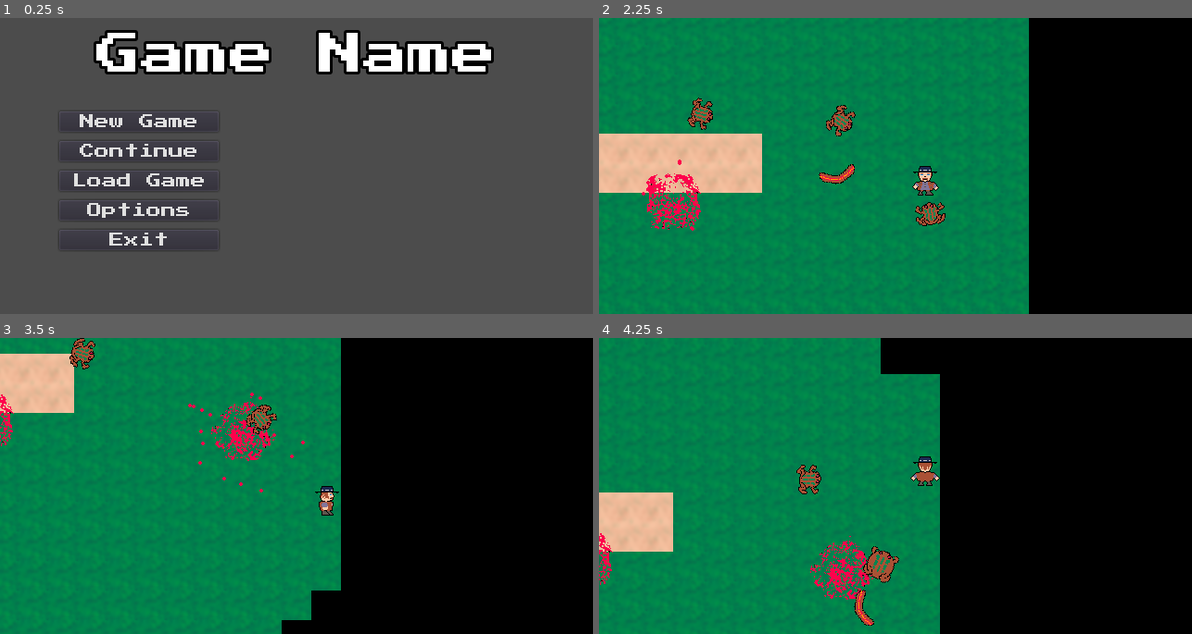
Above: before the commit, frames 1-4 (two rows, left to right).
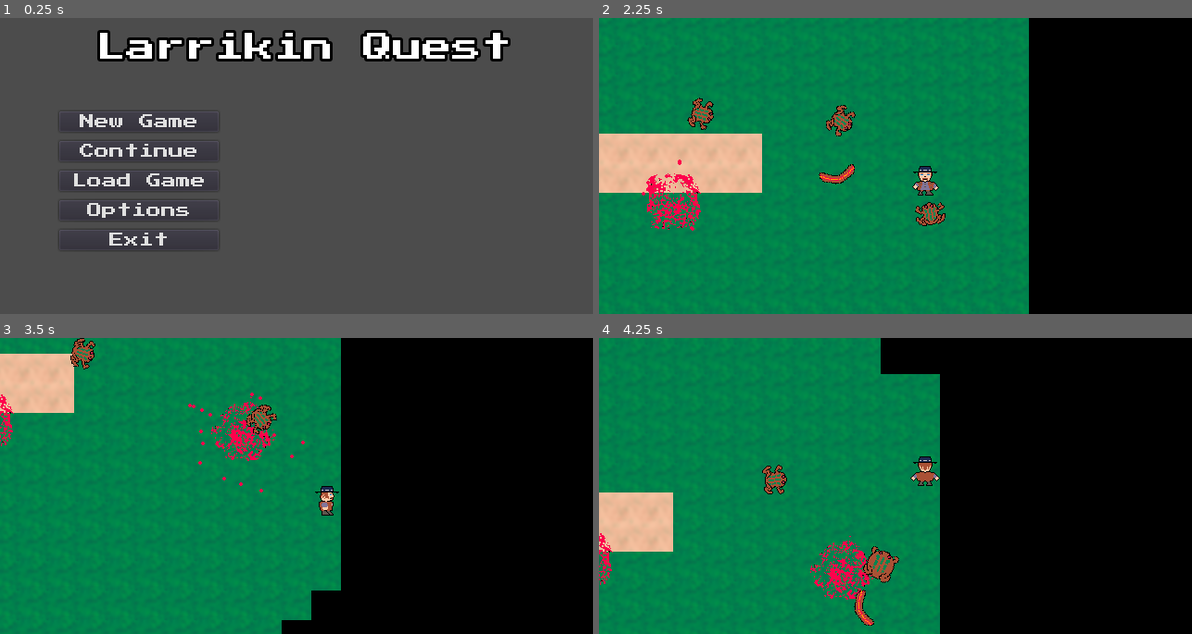
Above: after the commit, the same moments.

Repository: Beetron/2d-aussie-rpg
Game: Godot game, scene res://scene/Master.tscn
Same seed, same stepped clock (60 frames per second), same inputs: the game is played once before the commit and once after it.
Inputs (mouse positions are in pixels of both pictures, inside the frame that each line leads up to):
- Up to frame 1 (0.25 s): no input
- Up to frame 2 (2.25 s): click "New Game" at 0.5 s; move the mouse to (1025, 151) at 1.27 s; press the mouse at (1025, 151) at 1.28 s; hold Right (ui_right) 1.28-2.03 s; move the mouse to (776, 180) at 2.02 s; release the mouse at (776, 180) at 2.03 s; hold Down (ui_down) from 2.03 s (still down); click (776, 180) at 2.1 s
- Up to frame 3 (3.5 s): move the mouse to (355, 420) at 2.77 s; release Down (ui_down) at 2.78 s; press the mouse at (355, 420) at 2.78 s; hold Right (ui_right) from 2.78 s (still down)
- Up to frame 4 (4.25 s): move the mouse to (865, 545) at 3.52 s; release Right (ui_right) at 3.53 s; release the mouse at (865, 545) at 3.53 s; hold Up (ui_up) from 3.53 s (still down); click (865, 545) at 3.6 s

The runs differ from the first frame. In frame 1, 7.0% of the frame differs, in the area x 15-87%, y 4-20%; in frame 2, less than 0.1%; in frame 3, less than 0.1%; in frame 4, 0.5%.

Commit message:
Got a name for the game, replaced animations in player with AnimationTree structure, cleaned up some debugger warnings

Diff:
--- /dev/null
+++ b/anim/PlayerDown.tres
@@ -0,0 +1,18 @@
+[gd_resource type="Animation" format=2]
+
+[resource]
+resource_name = "Down"
+length = 0.8
+loop = true
+tracks/0/type = "value"
+tracks/0/path = NodePath("Sprite:frame")
+tracks/0/interp = 1
+tracks/0/loop_wrap = true
+tracks/0/imported = false
+tracks/0/enabled = true
+tracks/0/keys = {
+"times": PoolRealArray( 0, 0.2, 0.4, 0.6 ),
+"transitions": PoolRealArray( 1, 1, 1, 1 ),
+"update": 1,
+"values": [ 0, 1, 2, 1 ]
+}
--- /dev/null
+++ b/anim/PlayerIdleDown.tres
@@ -0,0 +1,18 @@
+[gd_resource type="Animation" format=2]
+
+[resource]
+resource_name = "IdleDown"
+length = 0.001
+loop = true
+tracks/0/type = "value"
+tracks/0/path = NodePath("Sprite:frame")
+tracks/0/interp = 1
+tracks/0/loop_wrap = true
+tracks/0/imported = false
+tracks/0/enabled = true
+tracks/0/keys = {
+"times": PoolRealArray( 0 ),
+"transitions": PoolRealArray( 1 ),
+"update": 1,
+"values": [ 1 ]
+}
--- /dev/null
+++ b/anim/PlayerIdleLeft.tres
@@ -0,0 +1,18 @@
+[gd_resource type="Animation" format=2]
+
+[resource]
+resource_name = "IdleLeft"
+length = 0.001
+loop = true
+tracks/0/type = "value"
+tracks/0/path = NodePath("Sprite:frame")
+tracks/0/interp = 1
+tracks/0/loop_wrap = true
+tracks/0/imported = false
+tracks/0/enabled = true
+tracks/0/keys = {
+"times": PoolRealArray( 0 ),
+"transitions": PoolRealArray( 1 ),
+"update": 1,
+"values": [ 7 ]
+}
--- /dev/null
+++ b/anim/PlayerIdleRight.tres
@@ -0,0 +1,18 @@
+[gd_resource type="Animation" format=2]
+
+[resource]
+resource_name = "IdleRight"
+length = 0.001
+loop = true
+tracks/0/type = "value"
+tracks/0/path = NodePath("Sprite:frame")
+tracks/0/interp = 1
+tracks/0/loop_wrap = true
+tracks/0/imported = false
+tracks/0/enabled = true
+tracks/0/keys = {
+"times": PoolRealArray( 0 ),
+"transitions": PoolRealArray( 1 ),
+"update": 1,
+"values": [ 10 ]
+}
--- /dev/null
+++ b/anim/PlayerIdleUp.tres
@@ -0,0 +1,18 @@
+[gd_resource type="Animation" format=2]
+
+[resource]
+resource_name = "IdleUp"
+length = 0.001
+loop = true
+tracks/0/type = "value"
+tracks/0/path = NodePath("Sprite:frame")
+tracks/0/interp = 1
+tracks/0/loop_wrap = true
+tracks/0/imported = false
+tracks/0/enabled = true
+tracks/0/keys = {
+"times": PoolRealArray( 0 ),
+"transitions": PoolRealArray( 1 ),
+"update": 1,
+"values": [ 4 ]
+}
--- /dev/null
+++ b/anim/PlayerLeft.tres
@@ -0,0 +1,18 @@
+[gd_resource type="Animation" format=2]
+
+[resource]
+resource_name = "Left"
+length = 0.8
+loop = true
+tracks/0/type = "value"
+tracks/0/path = NodePath("Sprite:frame")
+tracks/0/interp = 1
+tracks/0/loop_wrap = true
+tracks/0/imported = false
+tracks/0/enabled = true
+tracks/0/keys = {
+"times": PoolRealArray( 0, 0.2, 0.4, 0.6 ),
+"transitions": PoolRealArray( 1, 1, 1, 1 ),
+"update": 1,
+"values": [ 6, 7, 8, 7 ]
+}
--- /dev/null
+++ b/anim/PlayerRight.tres
@@ -0,0 +1,18 @@
+[gd_resource type="Animation" format=2]
+
+[resource]
+resource_name = "Right"
+length = 0.8
+loop = true
+tracks/0/type = "value"
+tracks/0/path = NodePath("Sprite:frame")
+tracks/0/interp = 1
+tracks/0/loop_wrap = true
+tracks/0/imported = false
+tracks/0/enabled = true
+tracks/0/keys = {
+"times": PoolRealArray( 0, 0.2, 0.4, 0.6 ),
+"transitions": PoolRealArray( 1, 1, 1, 1 ),
+"update": 1,
+"values": [ 9, 10, 11, 10 ]
+}
--- /dev/null
+++ b/anim/PlayerUp.tres
@@ -0,0 +1,18 @@
+[gd_resource type="Animation" format=2]
+
+[resource]
+resource_name = "Up"
+length = 0.8
+loop = true
+tracks/0/type = "value"
+tracks/0/path = NodePath("Sprite:frame")
+tracks/0/interp = 1
+tracks/0/loop_wrap = true
+tracks/0/imported = false
+tracks/0/enabled = true
+tracks/0/keys = {
+"times": PoolRealArray( 0, 0.2, 0.4, 0.6 ),
+"transitions": PoolRealArray( 1, 1, 1, 1 ),
+"update": 1,
+"values": [ 3, 4, 5, 4 ]
+}
--- a/scene/Explodetoad.tscn
+++ b/scene/Explodetoad.tscn
@@ -6,96 +6,96 @@
 [ext_resource path="res://img/toadspritesheet.png" type="Texture" id=4]
 [ext_resource path="res://img/toadexplodespritesheet.png" type="Texture" id=6]
 
-[sub_resource type="AtlasTexture" id=13]
+[sub_resource type="AtlasTexture" id=1]
 atlas = ExtResource( 6 )
 region = Rect2( 0, 0, 64, 64 )
 
-[sub_resource type="AtlasTexture" id=14]
+[sub_resource type="AtlasTexture" id=2]
 atlas = ExtResource( 6 )
 region = Rect2( 64, 0, 64, 64 )
 
-[sub_resource type="AtlasTexture" id=15]
+[sub_resource type="AtlasTexture" id=3]
 atlas = ExtResource( 6 )
 region = Rect2( 128, 0, 64, 64 )
 
-[sub_resource type="AtlasTexture" id=16]
+[sub_resource type="AtlasTexture" id=4]
 atlas = ExtResource( 6 )
 region = Rect2( 192, 0, 64, 64 )
 
-[sub_resource type="AtlasTexture" id=6]
+[sub_resource type="AtlasTexture" id=5]
 atlas = ExtResource( 4 )
 region = Rect2( 0, 0, 32, 32 )
 
-[sub_resource type="AtlasTexture" id=7]
+[sub_resource type="AtlasTexture" id=6]
 atlas = ExtResource( 4 )
 region = Rect2( 32, 0, 32, 32 )
 
-[sub_resource type="AtlasTexture" id=8]
+[sub_resource type="AtlasTexture" id=7]
 atlas = ExtResource( 4 )
 region = Rect2( 64, 0, 32, 32 )
 
-[sub_resource type="AtlasTexture" id=9]
+[sub_resource type="AtlasTexture" id=8]
 atlas = ExtResource( 4 )
 region = Rect2( 96, 0, 32, 32 )
 
-[sub_resource type="AtlasTexture" id=10]
+[sub_resource type="AtlasTexture" id=9]
 atlas = ExtResource( 4 )
 region = Rect2( 128, 0, 32, 32 )
 
-[sub_resource type="AtlasTexture" id=2]
+[sub_resource type="AtlasTexture" id=10]
 atlas = ExtResource( 3 )
 region = Rect2( 0, 0, 32, 32 )
 
-[sub_resource type="AtlasTexture" id=3]
+[sub_resource type="AtlasTexture" id=11]
 atlas = ExtResource( 3 )
 region = Rect2( 32, 0, 32, 32 )
 
-[sub_resource type="AtlasTexture" id=4]
+[sub_resource type="AtlasTexture" id=12]
 atlas = ExtResource( 3 )
 region = Rect2( 64, 0, 32, 32 )
 
-[sub_resource type="AtlasTexture" id=5]
+[sub_resource type="AtlasTexture" id=13]
 atlas = ExtResource( 3 )
 region = Rect2( 96, 0, 32, 32 )
 
-[sub_resource type="SpriteFrames" id=11]
+[sub_resource type="SpriteFrames" id=14]
 animations = [ {
-"frames": [ SubResource( 13 ), SubResource( 14 ), SubResource( 15 ), SubResource( 16 ) ],
+"frames": [ SubResource( 1 ), SubResource( 2 ), SubResource( 3 ), SubResource( 4 ) ],
 "loop": true,
 "name": "Explode",
 "speed": 13.33
 }, {
-"frames": [ SubResource( 6 ), SubResource( 7 ), SubResource( 8 ), SubResource( 9 ), SubResource( 10 ) ],
+"frames": [ SubResource( 5 ), SubResource( 6 ), SubResource( 7 ), SubResource( 8 ), SubResource( 9 ) ],
 "loop": true,
 "name": "Walk",
 "speed": 5.0
 }, {
-"frames": [ SubResource( 2 ), SubResource( 3 ), SubResource( 4 ), SubResource( 5 ) ],
+"frames": [ SubResource( 10 ), SubResource( 11 ), SubResource( 12 ), SubResource( 13 ) ],
 "loop": true,
 "name": "Inflate",
 "speed": 8.0
 } ]
 
-[sub_resource type="RectangleShape2D" id=1]
+[sub_resource type="RectangleShape2D" id=15]
 extents = Vector2( 16.1308, 15.7007 )
 
-[sub_resource type="CircleShape2D" id=12]
+[sub_resource type="CircleShape2D" id=16]
 radius = 33.2323
 
 [node name="Explodetoad" instance=ExtResource( 1 )]
 script = ExtResource( 2 )
 hp = 2
 damage = 1
-speed = 250
+speed = 250.0
 
 [node name="AnimatedSprite" parent="." index="0"]
 rotation = 1.5708
-frames = SubResource( 11 )
+frames = SubResource( 14 )
 animation = "Walk"
 frame = 1
 
 [node name="CollisionShape2D" parent="." index="1"]
-shape = SubResource( 1 )
+shape = SubResource( 15 )
 
 [node name="ExplosionZone" type="Area2D" parent="." index="4"]
 gravity = 0.0
--- a/scene/MainMenu.tscn
+++ b/scene/MainMenu.tscn
@@ -4,7 +4,7 @@
 [ext_resource path="res://script/MainMenu.gd" type="Script" id=2]
 
 [sub_resource type="DynamicFont" id=1]
-size = 48
+size = 32
 outline_size = 3
 outline_color = Color( 0, 0, 0, 1 )
 font_data = ExtResource( 1 )
@@ -34,16 +34,16 @@
 "_edit_use_anchors_": false
 }
 
-[node name="Label" type="Label" parent="."]
+[node name="Title" type="Label" parent="."]
 anchor_left = 0.5
 anchor_top = 0.05
 anchor_right = 0.5
 anchor_bottom = 0.05
 margin_left = -216.0
-margin_right = 216.0
+margin_right = 232.0
 margin_bottom = 48.0
 custom_fonts/font = SubResource( 1 )
-text = "Game Name"
+text = "Larrikin Quest"
 __meta__ = {
 "_edit_use_anchors_": false
 }
--- a/scene/Player.tscn
+++ b/scene/Player.tscn
@@ -1,81 +1,105 @@
-[gd_scene load_steps=17 format=2]
+[gd_scene load_steps=42 format=2]
 
 [ext_resource path="res://img/aussiedudespritesheet.png" type="Texture" id=1]
 [ext_resource path="res://script/Player.gd" type="Script" id=2]
+[ext_resource path="res://anim/PlayerLeft.tres" type="Animation" id=3]
+[ext_resource path="res://anim/PlayerRight.tres" type="Animation" id=4]
+[ext_resource path="res://anim/PlayerUp.tres" type="Animation" id=5]
+[ext_resource path="res://anim/PlayerDown.tres" type="Animation" id=6]
+[ext_resource path="res://anim/PlayerIdleUp.tres" type="Animation" id=7]
+[ext_resource path="res://anim/PlayerIdleDown.tres" type="Animation" id=8]
+[ext_resource path="res://anim/PlayerIdleLeft.tres" type="Animation" id=9]
+[ext_resource path="res://anim/PlayerIdleRight.tres" type="Animation" id=10]
 
-[sub_resource type="AtlasTexture" id=1]
-atlas = ExtResource( 1 )
-region = Rect2( 96, 0, 32, 32 )
+[sub_resource type="RectangleShape2D" id=1]
+extents = Vector2( 16, 16 )
 
-[sub_resource type="AtlasTexture" id=2]
-atlas = ExtResource( 1 )
-region = Rect2( 128, 0, 32, 32 )
+[sub_resource type="AnimationNodeAnimation" id=2]
+animation = "Down"
 
-[sub_resource type="AtlasTexture" id=3]
-atlas = ExtResource( 1 )
-region = Rect2( 160, 0, 32, 32 )
+[sub_resource type="AnimationNodeAnimation" id=3]
+animation = "IdleDown"
 
-[sub_resource type="AtlasTexture" id=4]
-atlas = ExtResource( 1 )
-region = Rect2( 192, 0, 32, 32 )
+[sub_resource type="AnimationNodeAnimation" id=4]
+animation = "IdleLeft"
 
-[sub_resource type="AtlasTexture" id=5]
-atlas = ExtResource( 1 )
-region = Rect2( 224, 0, 32, 32 )
+[sub_resource type="AnimationNodeAnimation" id=5]
+animation = "IdleRight"
 
-[sub_resource type="AtlasTexture" id=6]
-atlas = ExtResource( 1 )
-region = Rect2( 256, 0, 32, 32 )
+[sub_resource type="AnimationNodeAnimation" id=6]
+animation = "IdleUp"
 
-[sub_resource type="AtlasTexture" id=7]
-atlas = ExtResource( 1 )
-region = Rect2( 288, 0, 32, 32 )
+[sub_resource type="AnimationNodeAnimation" id=7]
+animation = "Left"
 
-[sub_resource type="AtlasTexture" id=8]
-atlas = ExtResource( 1 )
-region = Rect2( 320, 0, 32, 32 )
+[sub_resource type="AnimationNodeAnimation" id=8]
+animation = "Right"
 
-[sub_resource type="AtlasTexture" id=9]
-atlas = ExtResource( 1 )
-region = Rect2( 352, 0, 32, 32 )
+[sub_resource type="AnimationNodeAnimation" id=9]
+animation = "Up"
 
-[sub_resource type="AtlasTexture" id=10]
-atlas = ExtResource( 1 )
-region = Rect2( 0, 0, 32, 32 )
+[sub_resource type="AnimationNodeStateMachineTransition" id=10]
 
-[sub_resource type="AtlasTexture" id=11]
-atlas = ExtResource( 1 )
-region = Rect2( 32, 0, 32, 32 )
+[sub_resource type="AnimationNodeStateMachineTransition" id=11]
 
-[sub_resource type="AtlasTexture" id=12]
-atlas = ExtResource( 1 )
-region = Rect2( 64, 0, 32, 32 )
+[sub_resource type="AnimationNodeStateMachineTransition" id=12]
 
-[sub_resource type="SpriteFrames" id=13]
-animations = [ {
-"frames": [ SubResource( 1 ), SubResource( 2 ), SubResource( 3 ), SubResource( 2 ) ],
-"loop": true,
-"name": "Up",
-"speed": 5.0
-}, {
-"frames": [ SubResource( 4 ), SubResource( 5 ), SubResource( 6 ), SubResource( 5 ) ],
-"loop": true,
-"name": "Left",
-"speed": 5.0
-}, {
-"frames": [ SubResource( 7 ), SubResource( 8 ), SubResource( 9 ), SubResource( 8 ) ],
-"loop": true,
-"name": "Right",
-"speed": 5.0
-}, {
-"frames": [ SubResource( 10 ), SubResource( 11 ), SubResource( 12 ), SubResource( 11 ) ],
-"loop": true,
-"name": "Down",
-"speed": 5.0
-} ]
+[sub_resource type="AnimationNodeStateMachineTransition" id=13]
 
-[sub_resource type="RectangleShape2D" id=14]
-extents = Vector2( 16, 16 )
+[sub_resource type="AnimationNodeStateMachineTransition" id=14]
+
+[sub_resource type="AnimationNodeStateMachineTransition" id=15]
+
+[sub_resource type="AnimationNodeStateMachineTransition" id=16]
+
+[sub_resource type="AnimationNodeStateMachineTransition" id=17]
+
+[sub_resource type="AnimationNodeStateMachineTransition" id=18]
+
+[sub_resource type="AnimationNodeStateMachineTransition" id=19]
+
+[sub_resource type="AnimationNodeStateMachineTransition" id=20]
+
+[sub_resource type="AnimationNodeStateMachineTransition" id=21]
+
+[sub_resource type="AnimationNodeStateMachineTransition" id=22]
+
+[sub_resource type="AnimationNodeStateMachineTransition" id=23]
+
+[sub_resource type="AnimationNodeStateMachineTransition" id=24]
+
+[sub_resource type="AnimationNodeStateMachineTransition" id=25]
+
+[sub_resource type="AnimationNodeStateMachineTransition" id=26]
+
+[sub_resource type="AnimationNodeStateMachineTransition" id=27]
+
+[sub_resource type="AnimationNodeStateMachineTransition" id=28]
+
+[sub_resource type="AnimationNodeStateMachineTransition" id=29]
+
+[sub_resource type="AnimationNodeStateMachine" id=30]
+states/Down/node = SubResource( 2 )
+states/Down/position = Vector2( 437, 246 )
+states/IdleDown/node = SubResource( 3 )
+states/IdleDown/position = Vector2( 427, 351 )
+states/IdleLeft/node = SubResource( 4 )
+states/IdleLeft/position = Vector2( 134, 158 )
+states/IdleRight/node = SubResource( 5 )
+states/IdleRight/position = Vector2( 785, 158 )
+states/IdleUp/node = SubResource( 6 )
+states/IdleUp/position = Vector2( 449, -42 )
+states/Left/node = SubResource( 7 )
+states/Left/position = Vector2( 322, 160 )
+states/Right/node = SubResource( 8 )
+states/Right/position = Vector2( 575, 155 )
+states/Up/node = SubResource( 9 )
+states/Up/position = Vector2( 437, 72 )
+transitions = [ "Up", "Down", SubResource( 10 ), "Down", "Up", SubResource( 11 ), "Right", "Down", SubResource( 12 ), "Down", "Right", SubResource( 13 ), "Right", "Up", SubResource( 14 ), "Up", "Right", SubResource( 15 ), "Up", "Left", SubResource( 16 ), "Left", "Up", SubResource( 17 ), "Left", "Down", SubResource( 18 ), "Left", "Right", SubResource( 19 ), "Right", "Left", SubResource( 20 ), "Down", "Left", SubResource( 21 ), "Down", "IdleDown", SubResource( 22 ), "IdleDown", "Down", SubResource( 23 ), "Left", "IdleLeft", SubResource( 24 ), "IdleLeft", "Left", SubResource( 25 ), "IdleUp", "Up", SubResource( 26 ), "Up", "IdleUp", SubResource( 27 ), "IdleRight", "Right", SubResource( 28 ), "Right", "IdleRight", SubResource( 29 ) ]
+start_node = "IdleDown"
+graph_offset = Vector2( -81, -42 )
+
+[sub_resource type="AnimationNodeStateMachinePlayback" id=31]
 
 [node name="Player" type="KinematicBody2D"]
 collision_layer = 2
@@ -91,12 +115,8 @@
 boomerangThrowStrength = 750
 hp = 3
 
-[node name="AnimatedSprite" type="AnimatedSprite" parent="."]
-frames = SubResource( 13 )
-animation = "Down"
-
 [node name="CollisionShape2D" type="CollisionShape2D" parent="."]
-shape = SubResource( 14 )
+shape = SubResource( 1 )
 
 [node name="Camera2D" type="Camera2D" parent="."]
 current = true
@@ -114,4 +134,23 @@
 [node name="DamageImmunity" type="Timer" parent="."]
 wait_time = 0.2
 one_shot = true
+
+[node name="Sprite" type="Sprite" parent="."]
+texture = ExtResource( 1 )
+hframes = 12
+
+[node name="AnimationPlayer" type="AnimationPlayer" parent="."]
+anims/Down = ExtResource( 6 )
+anims/IdleDown = ExtResource( 8 )
+anims/IdleLeft = ExtResource( 9 )
+anims/IdleRight = ExtResource( 10 )
+anims/IdleUp = ExtResource( 7 )
+anims/Left = ExtResource( 3 )
+anims/Right = ExtResource( 4 )
+anims/Up = ExtResource( 5 )
+
+[node name="AnimationTree" type="AnimationTree" parent="."]
+tree_root = SubResource( 30 )
+anim_player = NodePath("../AnimationPlayer")
+parameters/playback = SubResource( 31 )
 [connection signal="timeout" from="DamageImmunity" to="." method="_on_DamageImmunity_timeout"]
--- a/script/Boomerang.gd
+++ b/script/Boomerang.gd
@@ -13,7 +13,7 @@
 	player = playerNode
 	return
 
-func _integrate_forces(state):
+func _integrate_forces(_state):
 	if($ReturnTimer.is_stopped()):
 		var velocity = (player.position - position).normalized() * speed
 		set_linear_velocity(velocity)
--- a/script/Enemy.gd
+++ b/script/Enemy.gd
@@ -2,7 +2,7 @@
 
 export var hp : int
 export var damage : int
-export var speed : int
+export var speed : float
 var wanderDistance = 100.0
 var attackRange = 250.0
 var path : PoolVector2Array
@@ -31,7 +31,7 @@
 func died():
 	pass
 
-func _physics_process(delta):
+func _physics_process(_delta):
 	if(movementFrozen == false):
 		if(checkInAttackRange()):
 			moveToPlayer()
@@ -57,7 +57,7 @@
 	return
 
 func moveRandomly():
-	var distance_to_move = speed / 4
+	var distance_to_move = speed / 4.0
 	while distance_to_move > 0 and path.size() > 0:
 		var distance_to_next_point = position.distance_to(path[0])
 		move_and_slide(position.direction_to(path[0]) * distance_to_move)
--- a/script/Explodetoad.gd
+++ b/script/Explodetoad.gd
@@ -23,7 +23,7 @@
 	$AnimatedSprite.play("Inflate")
 	return
 
-func _process(delta):
+func _process(_delta):
 	#Movement behaviour for players
 	if(checkInAttackRange()):
 		look_at(player.position)
--- a/script/Game.gd
+++ b/script/Game.gd
@@ -32,7 +32,7 @@
 	return
 
 
-func _process(delta):
+func _process(_delta):
 	if Input.is_action_just_pressed("pause"):
 		if(!pauseActive):
 			pause()
--- a/script/Player.gd
+++ b/script/Player.gd
@@ -18,6 +18,9 @@
 
 export var hp : int
 
+var state_machine
+var lastDirection = "Down"
+
 #var screen_size # Size of the game window.
 var velocity = Vector2.ZERO
 var boomerangThrown = false
@@ -26,6 +29,8 @@
 func _ready():
 	equipWeapon(Weapon.BOOMERANG)
 	self.connect("throwWeapon", get_parent(), "playerThrowWeapon")
+	$AnimationTree.active = true
+	state_machine = $AnimationTree.get("parameters/playback")
 	return
 
 func _process(delta):
@@ -47,23 +52,25 @@
 		   Input.is_action_pressed("ui_down") or
 		   Input.is_action_pressed("ui_up")):
 		velocity = velocity * stopFriction #Apply extra friction to slow to a stop with no actions
-		$AnimatedSprite.stop()
-		$AnimatedSprite.frame = 1 #Set animation to a "Neutral" position
+		state_machine.travel("Idle"+lastDirection)
 
 	if acceleration.x != 0:
 		if acceleration.x > 0:
-			$AnimatedSprite.animation = "Right"
+			state_machine.travel("Right")
+			lastDirection = "Right"
 		else:
-			$AnimatedSprite.animation = "Left"
+			state_machine.travel("Left")
+			lastDirection = "Left"
 	elif acceleration.y != 0:
 		if acceleration.y > 0:
-			$AnimatedSprite.animation = "Down"
+			state_machine.travel("Down")
+			lastDirection = "Down"
 		else:
-			$AnimatedSprite.animation = "Up"
+			state_machine.travel("Up")
+			lastDirection = "Up"
 
 	if acceleration.length() > 0:
 		acceleration = acceleration.normalized() * accelerationMagnitude
-		$AnimatedSprite.play()
 
 	velocity += acceleration * delta #Apply acceleration
 	velocity = velocity * friction #Apply friction
@@ -73,7 +80,7 @@
 		velocity = velocity.normalized() * clamp(velocity.length(), -maxSpeed, maxSpeed)
 	return
 
-func attack(event):
+func attack(_event):
 	if($AttackTimer.is_stopped()):
 		$AttackTimer.start()
 		if(!boomerangThrown):
@@ -85,7 +92,7 @@
 		attack(event)
 	return
 
-func _physics_process(delta):
+func _physics_process(_delta):
 	move_and_slide(velocity)
 	return
 
@@ -110,11 +117,11 @@
 			return
 
 		$DamageImmunity.start()
-		$AnimatedSprite.modulate = Color(3, 0, 0, 1)
+		$Sprite.modulate = Color(3, 0, 0, 1)
 		#Play hit animation
 	return
 
 
 func _on_DamageImmunity_timeout():
-	$AnimatedSprite.modulate = Color(1, 1, 1, 1)
+	$Sprite.modulate = Color(1, 1, 1, 1)
 	return
--- a/script/ProtoLevel.gd
+++ b/script/ProtoLevel.gd
@@ -10,7 +10,7 @@
 	self.connect("load_next_level", get_parent(), "load_next_level")
 	return
 
-func _process(delta):
+func _process(_delta):
 	#var path = $Navigation2D.get_simple_path($Explodetoad.position, $Player.position)
 	#$PathDebug.points = path
 	return
Not shown: 1 places in scene/Explodetoad.tscn that only renumber resources
